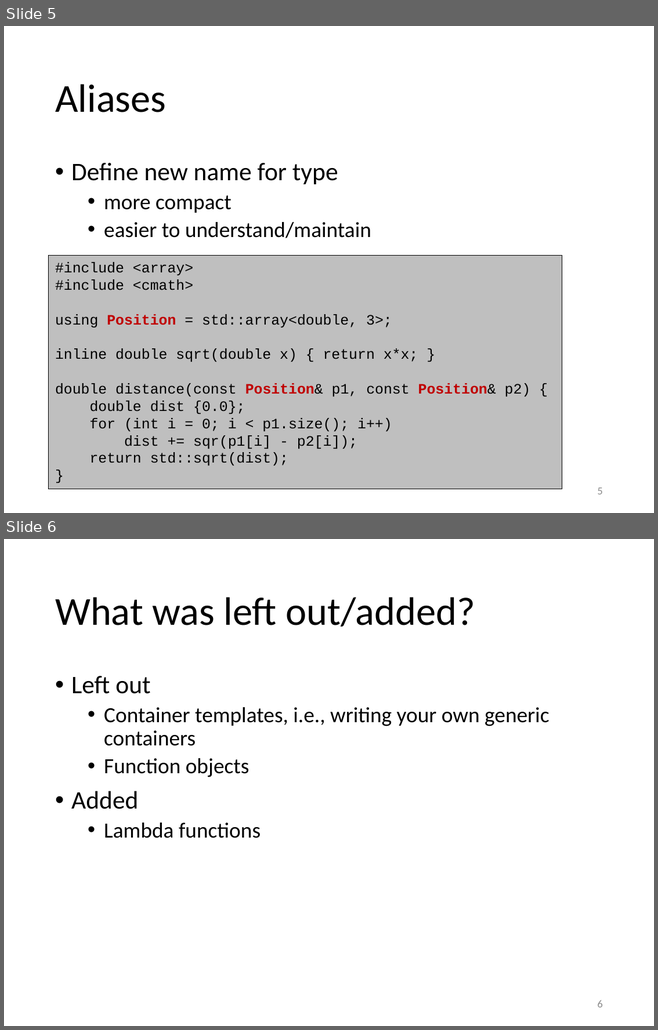
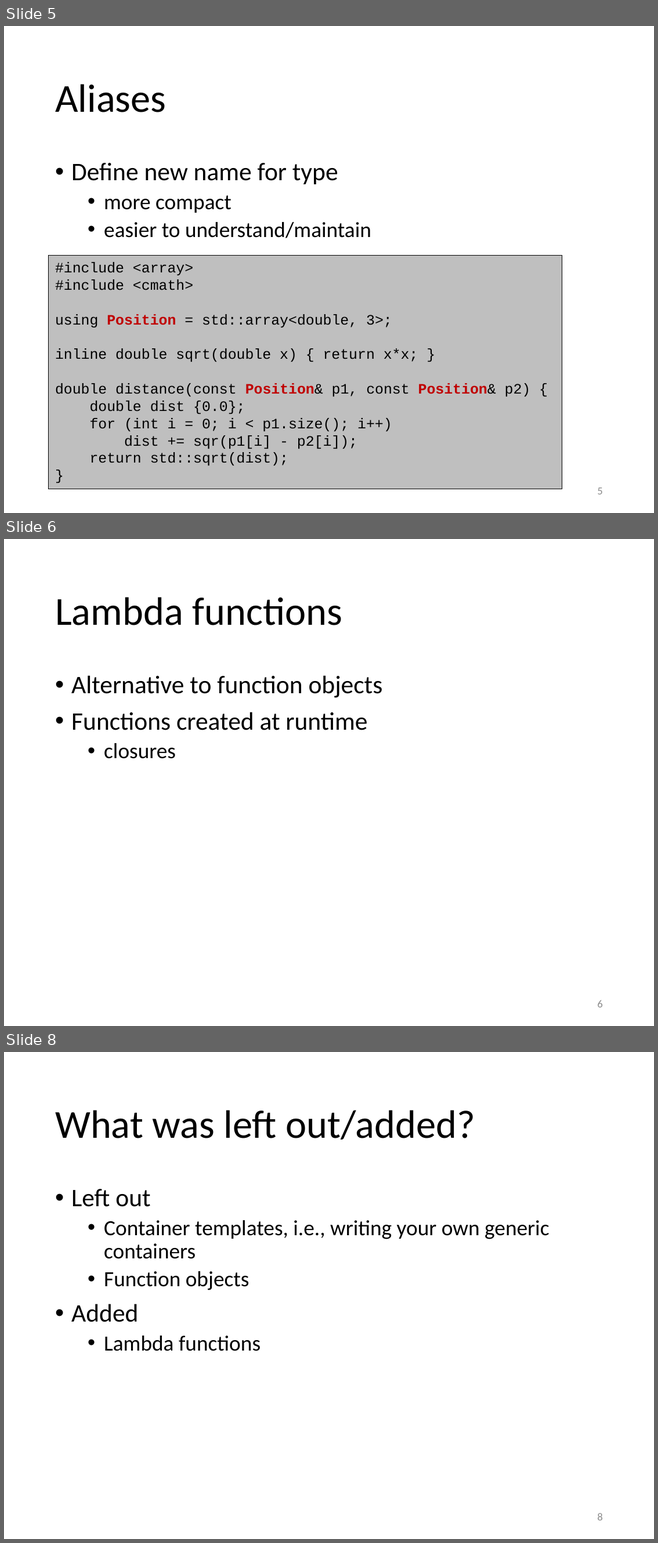
Before and after one commit to gjbex/training-material, a slide deck: CPlusPlus/05_essential_cpp_templates.pptx. Shown one above the other, each under a label of ours: slides 5 and 6 before the commit, slides 5, 6 and 8 after it; the slides between them are not shown. The pictures are 658x1030 and 658x1543 pixels, drawn with LibreOffice and Linux fonts; fonts in the diff are those of the drawing. Boxes give left, top, right and bottom in pixels: in the first picture for what was removed or moved away, otherwise in the second. Text is boxed around its words. In the diff, an @@ line names an element or a change of style, - is before the commit and + after.

Commit message:
Started slide on lambda functions

```diff
--- a/CPlusPlus/05_essential_cpp_templates.pptx
+++ b/CPlusPlus/05_essential_cpp_templates.pptx
@@ slide 6 added at (4,539,654,1026), background #FFFFFF @@
@@ title added at (55,597,342,625), 44 pt, text #000000 @@
+Lambda functions
@@ text added at (71,675,383,759), 28 pt, text #000000 @@
+• Alternative to function objects
+• Functions created at runtime
+  • closures
@@ page number added at (597,1000,602,1008), 12 pt, text #8C8C8C @@
+6
@@ what was slide 6 is now slide 8 @@
@@ page number at (597,1513,602,1521): text changed @@
-6
+8
```
Also in this commit, not shown: 1 other slide added.
